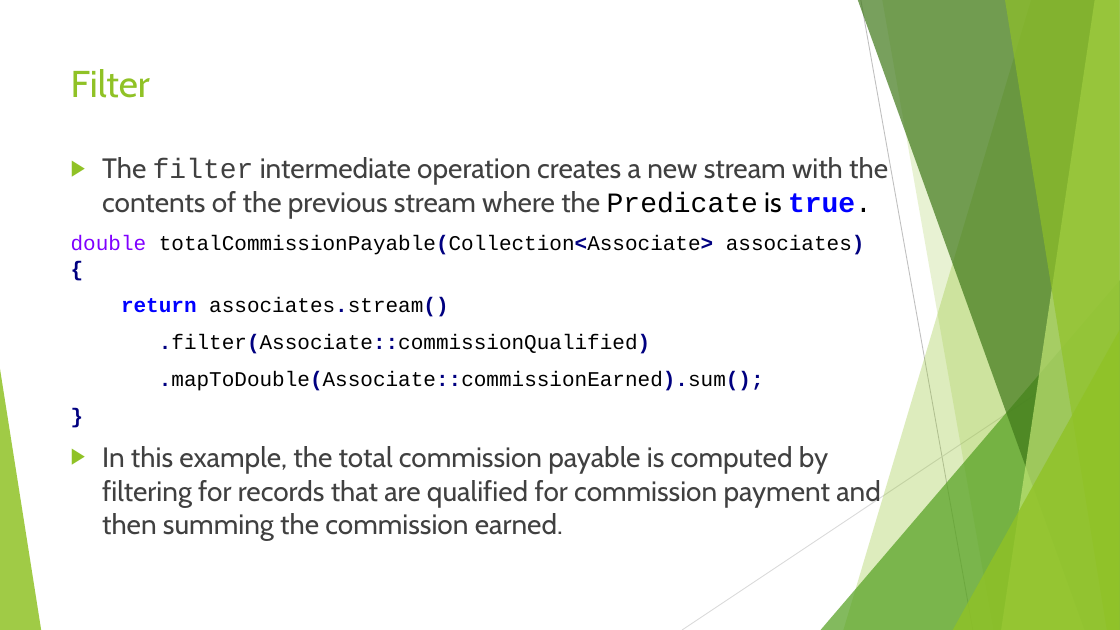
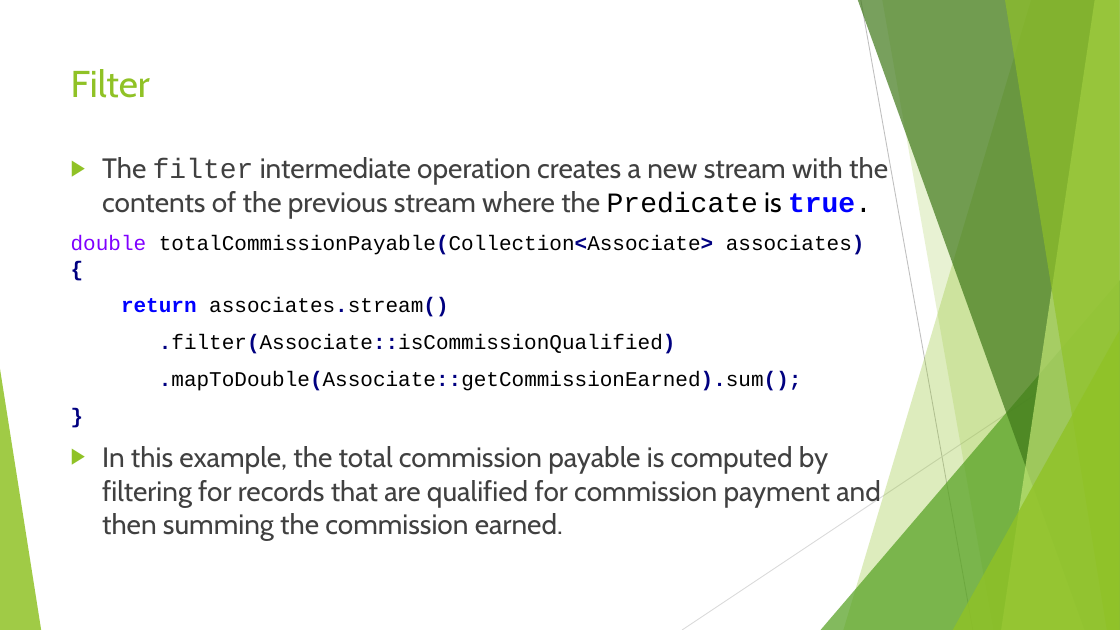
Before and after one commit to RichardRoda/2017-CodePaLOUsa-Lambda, a slide deck: slide 38 of Learning to Love the Lambda in the Stream.pptx. Drawn at 1120x630 pixels with LibreOffice and Linux fonts; fonts in the diff are those of the drawing. Boxes give left, top, right and bottom in pixels: in the first picture for what was removed or moved away, otherwise in the second. Text is boxed around its words. In the diff, an @@ line names an element or a change of style, - is before the commit and + after.

Commit message:
Use correct property accessors in the filter example.

```diff
--- a/Learning to Love the Lambda in the Stream.pptx
+++ b/Learning to Love the Lambda in the Stream.pptx
@@ text at [159,334,802,391]: text changed @@
-.filter(Associate::commissionQualified)
-.mapToDouble(Associate::commissionEarned).sum();
+.filter(Associate::isCommissionQualified)
+.mapToDouble(Associate::getCommissionEarned).sum();
```
